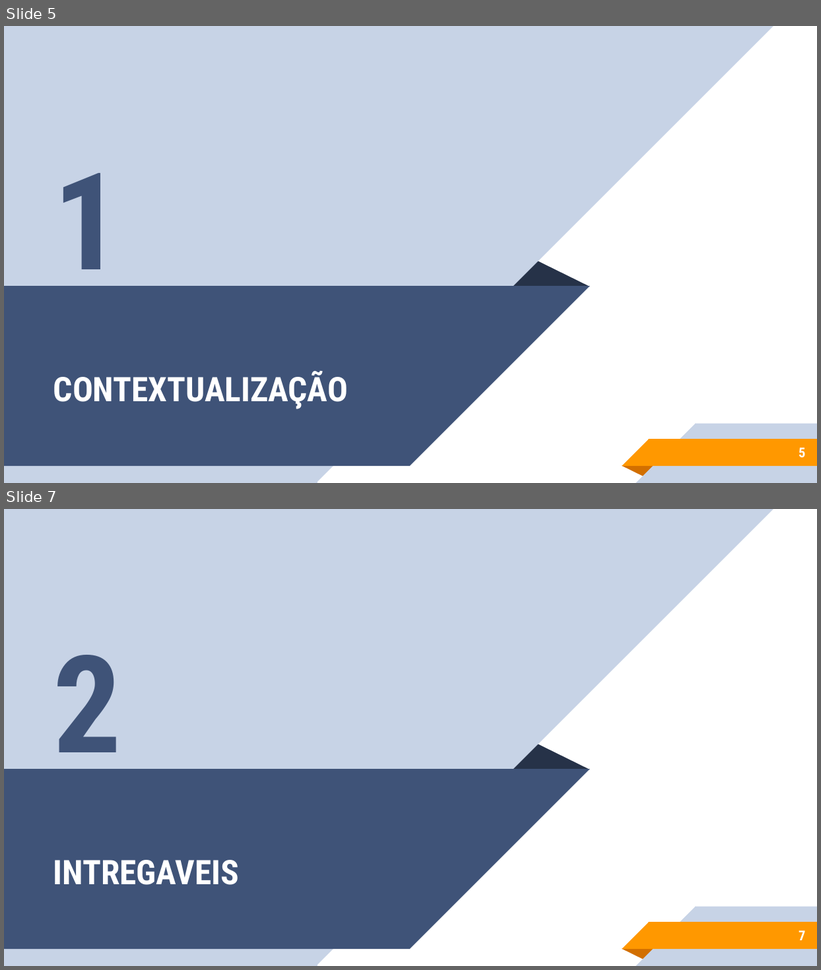
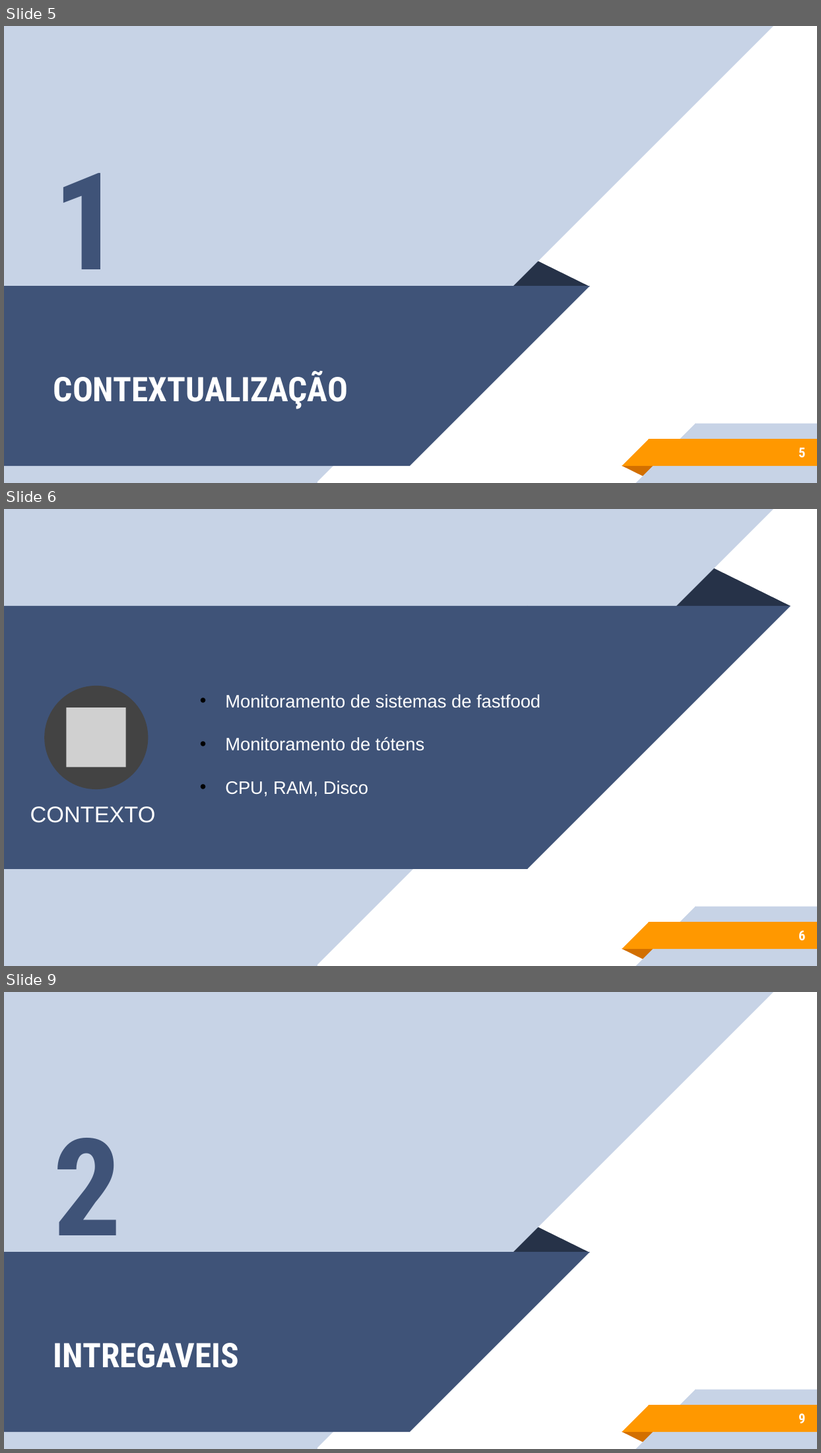
Before and after one commit to sergioetrindade/GRUPO-10-2ADSA, a slide deck: Documentação/ppts/Apresentação.pptx. Shown one above the other, each under a label of ours: slides 5 and 7 before the commit, slides 5, 6 and 9 after it; the slides between them are not shown. The pictures are 821x970 and 821x1453 pixels, drawn with LibreOffice and Linux fonts; fonts in the diff are those of the drawing; grey boxes stand for pictures. Boxes give left, top, right and bottom in pixels: in the first picture for what was removed or moved away, otherwise in the second. Text is boxed around its words. In the diff, an @@ line names an element or a change of style, - is before the commit and + after.

```diff
--- a/Documentação/ppts/Apresentação.pptx
+++ b/Documentação/ppts/Apresentação.pptx
@@ slide 6 added at [4, 509, 817, 966], background #FFFFFF; not listed: 7 template elements that a slide beside it also shows @@
@@ triangle added at [675, 568, 790, 606], fill #263248 @@
@@ rectangle added at [4, 606, 527, 869], fill #3F5378 @@
@@ text added at [29, 599, 89, 657], 72 pt, text #FF9800, bold @@
+“
@@ right triangle added at [527, 606, 791, 869], fill #3F5378 @@
@@ rectangle added at [4, 623, 85, 704], fill #3F5378 @@
@@ ellipse added at [45, 685, 149, 789], fill #434343 @@
@@ text added at [225, 694, 541, 797], 16 pt, text #FFFFFF @@
+• Monitoramento de sistemas de fastfood
+• Monitoramento de tótens
+• CPU, RAM, Disco
@@ picture added at [67, 708, 126, 767] @@
@@ text added at [30, 807, 156, 823], 20 pt, text #FFFFFF @@
+CONTEXTO
@@ page number added at [799, 931, 805, 941], 12 pt, text #FFFFFF, bold @@
+6
@@ what was slide 7 is now slide 9 @@
@@ page number at [799, 1414, 805, 1424]: text changed @@
-7
+9
```
Also in this commit, not shown: 2 slides changed, 5 other slides added, 1 slide removed, 1 other file.
